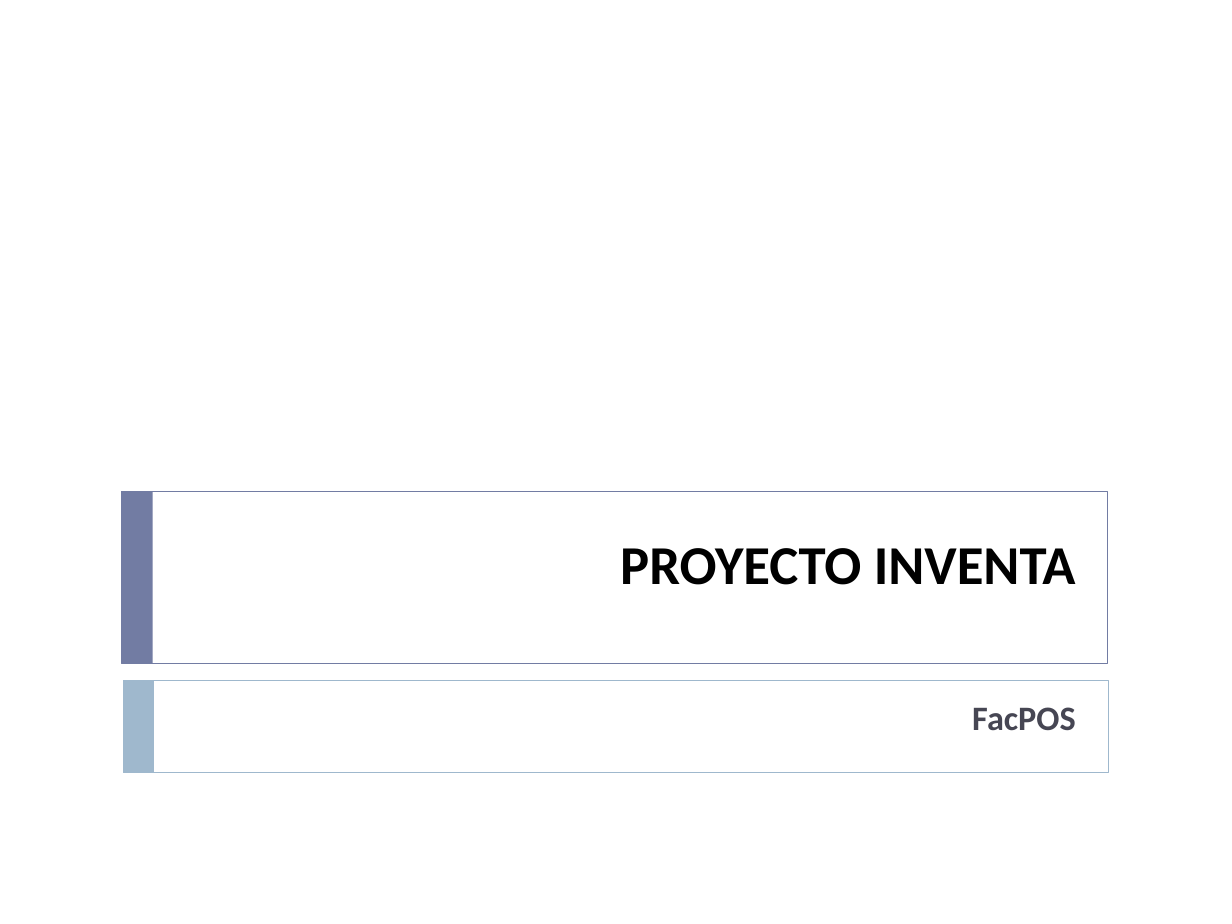
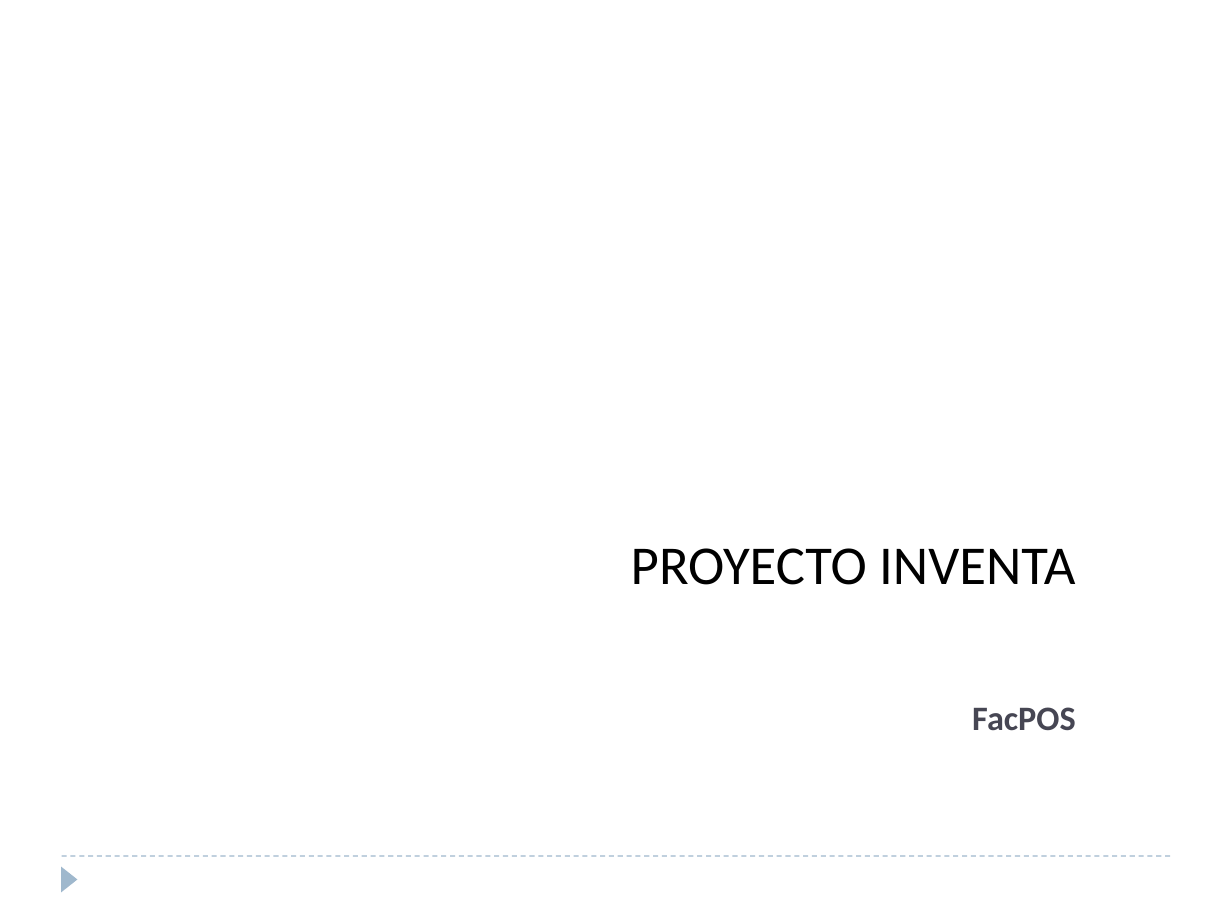
Before and after one commit to ebenites/gpy031, a slide deck: slide 1 of Sesion 10/presentacion.pptx. Drawn at 1232x924 pixels with LibreOffice and Linux fonts; fonts in the diff are those of the drawing. Boxes give left, top, right and bottom in pixels: in the first picture for what was removed or moved away, otherwise in the second. Text is boxed around its words. In the diff, an @@ line names an element or a change of style, - is before the commit and + after.

```diff
--- a/Sesion 10/presentacion.pptx
+++ b/Sesion 10/presentacion.pptx
@@ rectangle removed at (x1=122, y1=492, x2=1108, y2=664) @@
@@ rectangle removed at (x1=122, y1=492, x2=153, y2=664) @@
@@ title "PROYECTO INVENTA" at (x1=631, y1=548, x2=1075, y2=585): bold off @@
@@ rectangle removed at (x1=123, y1=680, x2=1109, y2=772) @@
@@ rectangle removed at (x1=123, y1=680, x2=154, y2=772) @@
@@ line added from (62, 856) to (1170, 856), #9FB8CD 0.75 pt dashed @@
@@ triangle added at (x1=62, y1=866, x2=78, y2=892), fill #9FB8CD @@
```
Also in this commit, not shown: 8 other slides changed, 13 slides added.
